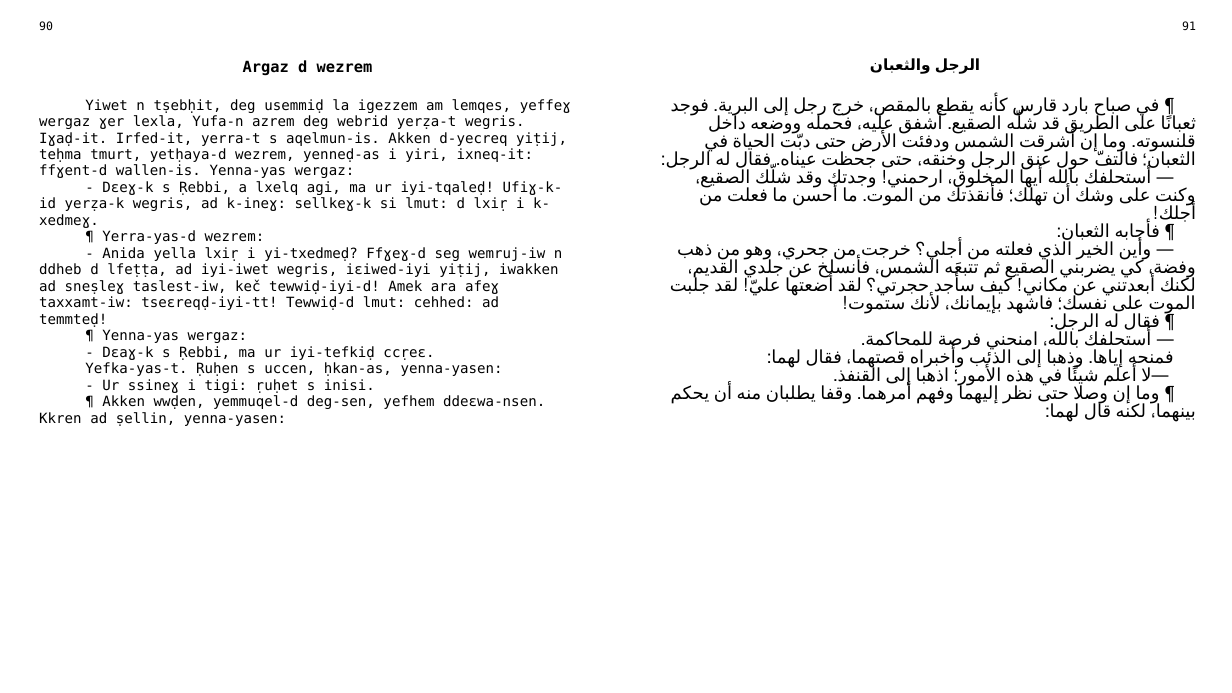
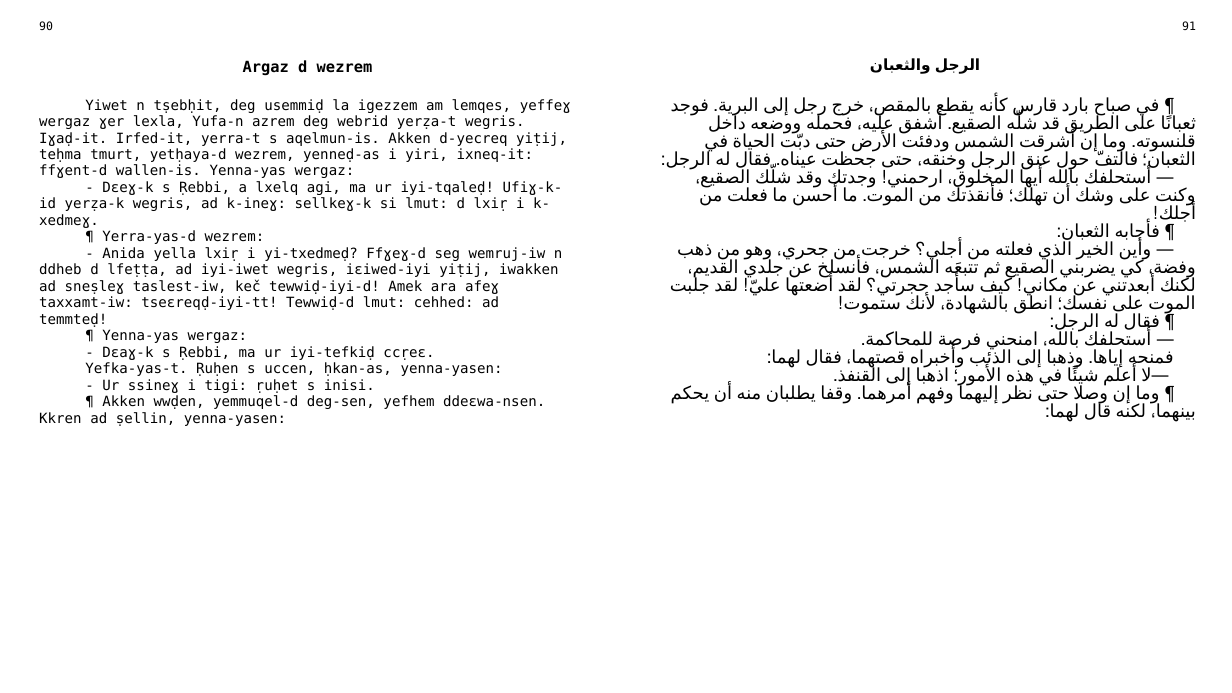
Before and after one commit to sferhah/tamacahut_n_wuccen, a slide deck: slide 41 of Uccen.ConsoleApp/uccen.arb.pptx. Drawn at 1232x693 pixels with LibreOffice and Linux fonts; fonts in the diff are those of the drawing. Boxes give left, top, right and bottom in pixels: in the first picture for what was removed or moved away, otherwise in the second. Text is boxed around its words. In the diff, an @@ line names an element or a change of style, - is before the commit and + after.

```diff
--- a/Uccen.ConsoleApp/uccen.arb.pptx
+++ b/Uccen.ConsoleApp/uccen.arb.pptx
@@ table at [30,15,1205,668] @@
-row 3, column 3: ¶ في صباح بارد قارس كأنه يقطع بالمقص، خرج رجل إلى البرية. فوجد ثعبانًا على الطريق قد شلّه الصقيع. أشفق عليه، فحمله ووضعه داخل قلنسوته. وما إن أشرقت الشمس ودفئت الأرض حتى دبّت الحياة في الثعبان؛ فالتفّ حول عنق الرجل وخنقه، حتى جحظت عيناه. فقال له الرجل: / — أستحلفك بالله أيها المخلوق، ارحمني! وجدتك وقد شلّك الصقيع، وكنت على وشك أن تهلك؛ فأنقذتك من الموت. ما أحسن ما فعلت من أجلك! / ¶ فأجابه الثعبان: / — وأين الخير الذي فعلته من أجلي؟ خرجت من جحري، وهو من ذهب وفضة، كي يضربني الصقيع ثم تتبعَه الشمس، فأنسلخ عن جلدي القديم، لكنك أبعدتني عن مكاني! كيف سأجد حجرتي؟ لقد أضعتها عليّ! لقد جلبت الموت على نفسك؛ فاشهد بإيمانك، لأنك ستموت! / ¶ فقال له الرجل: / — أستحلفك بالله، امنحني فرصة للمحاكمة. / فمنحه إياها. وذهبا إلى الذئب وأخبراه قصتهما، فقال لهما: / — لا أعلم شيئًا في هذه الأمور؛ اذهبا إلى القنفذ. / ¶ وما إن وصلا حتى نظر إليهما وفهم أمرهما. وقفا يطلبان منه أن يحكم بينهما، لكنه قال لهما:
+row 3, column 3: ¶ في صباح بارد قارس كأنه يقطع بالمقص، خرج رجل إلى البرية. فوجد ثعبانًا على الطريق قد شلّه الصقيع. أشفق عليه، فحمله ووضعه داخل قلنسوته. وما إن أشرقت الشمس ودفئت الأرض حتى دبّت الحياة في الثعبان؛ فالتفّ حول عنق الرجل وخنقه، حتى جحظت عيناه. فقال له الرجل: / — أستحلفك بالله أيها المخلوق، ارحمني! وجدتك وقد شلّك الصقيع، وكنت على وشك أن تهلك؛ فأنقذتك من الموت. ما أحسن ما فعلت من أجلك! / ¶ فأجابه الثعبان: / — وأين الخير الذي فعلته من أجلي؟ خرجت من جحري، وهو من ذهب وفضة، كي يضربني الصقيع ثم تتبعَه الشمس، فأنسلخ عن جلدي القديم، لكنك أبعدتني عن مكاني! كيف سأجد حجرتي؟ لقد أضعتها عليّ! لقد جلبت الموت على نفسك؛ انطق بالشهادة، لأنك ستموت! / ¶ فقال له الرجل: / — أستحلفك بالله، امنحني فرصة للمحاكمة. / فمنحه إياها. وذهبا إلى الذئب وأخبراه قصتهما، فقال لهما: / — لا أعلم شيئًا في هذه الأمور؛ اذهبا إلى القنفذ. / ¶ وما إن وصلا حتى نظر إليهما وفهم أمرهما. وقفا يطلبان منه أن يحكم بينهما، لكنه قال لهما:
```
Also in this commit, not shown: 3 other files.
